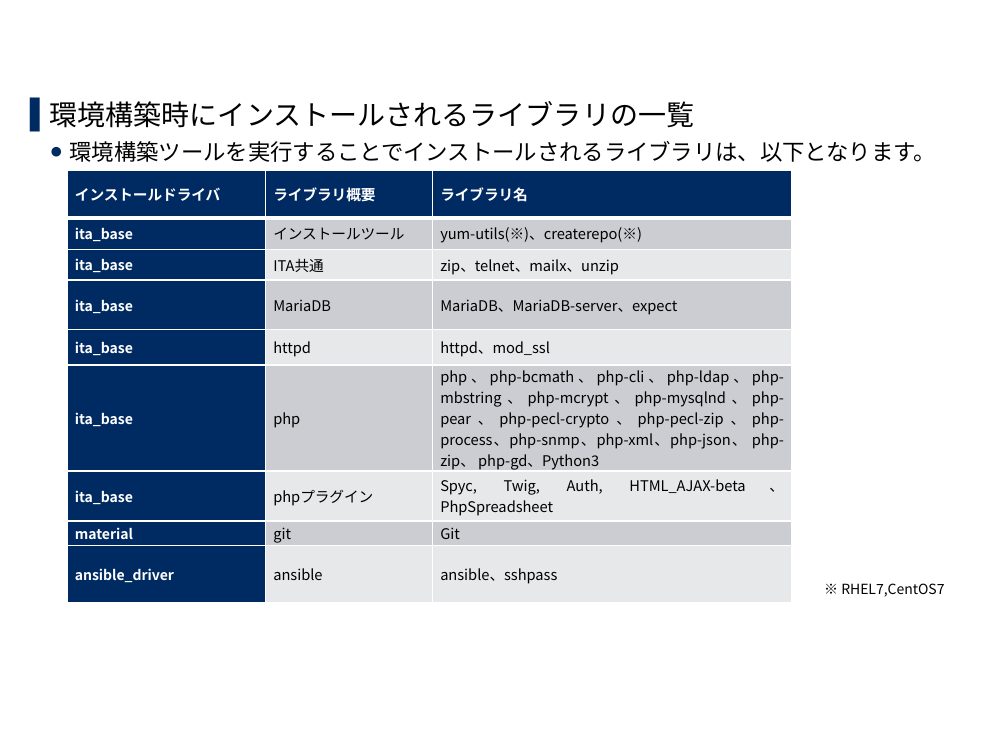
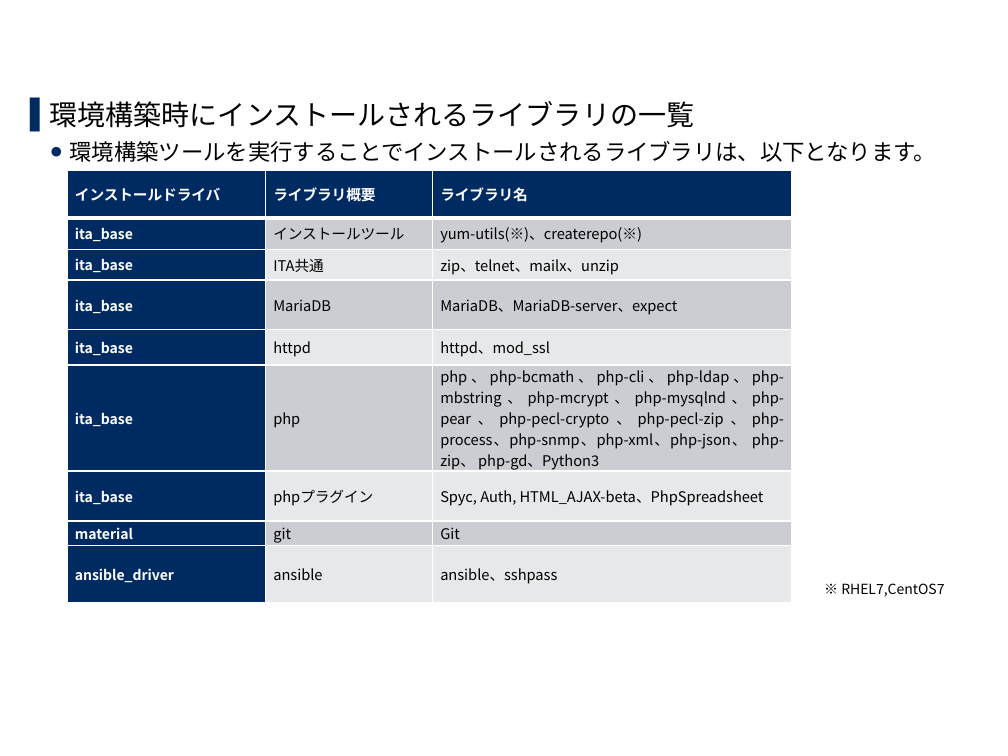
Before and after one commit to exastro-suite/it-automation-docs, a slide deck: slide 19 of asset/Learn_ja/ITA-online-install_ja.pptx. Drawn at 1008x756 pixels with LibreOffice and Linux fonts; fonts in the diff are those of the drawing; background and template pictures are left out. Boxes give left, top, right and bottom in pixels: in the first picture for what was removed or moved away, otherwise in the second. Text is boxed around its words. In the diff, an @@ line names an element or a change of style, - is before the commit and + after.

Commit message:
2020/01/20 17:01:22

```diff
--- a/asset/Learn_ja/ITA-online-install_ja.pptx
+++ b/asset/Learn_ja/ITA-online-install_ja.pptx
@@ table at <box>68,170,792,603</box> @@
-row 7, column 3: Spyc, Twig, Auth, HTML_AJAX-beta、PhpSpreadsheet
+row 7, column 3: Spyc, Auth, HTML_AJAX-beta、PhpSpreadsheet
```
